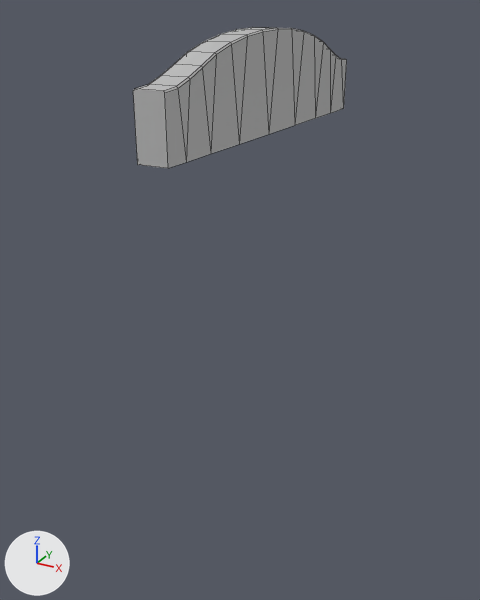
What one commit did to the FBX model BumpyRoad/Assets/Models/Road_2_basic_curve.fbx.
Before and after are seen from a 50 mm lens placed at (92.5, -86.7, 30.8), pointed at (-7.8, 95.7, -60.4). Lighting does not change. The marker at lower left points along +X, +Y and +Z. Mesh edges are drawn as thin lines. Where no turn or scale is listed for an object, it has been applied to the vertices.
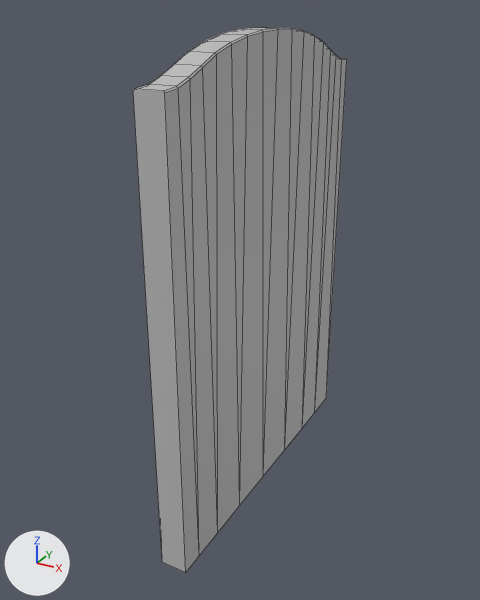
The newer file is also turned or shifted as a whole; pictures and numbers use the older file's frame.

Location of each change, (x1, y1, x2, y2) in pixels of the pictures (480 x 600 px; the box of a moved part takes in the faces that stretch with it):
'pCylinder2', reshaped (285% taller)
    before: (133, 27, 347, 168)
    after: (133, 27, 347, 573)
part 1 of me_mesh, moved or reshaped
    before: (137, 31, 346, 168)
    after: (137, 31, 346, 573)

What changed in the scene script:
```text
Change me_mesh:
    where me_mesh.from_pydata(...)  # 86 vertices, 82 faces; spans x -9.0..0.0, y 0.0..117.1, z -17.3..12.4
    used by ob_pcylinder2; location = (1.5, 43.4, 13.1)
    me_mesh part 1: all 18 vertices in x -9.0..0.0, y 0.0..117.1, z -17.3 are moved by (0.0, 0.0, -127.9)
```
